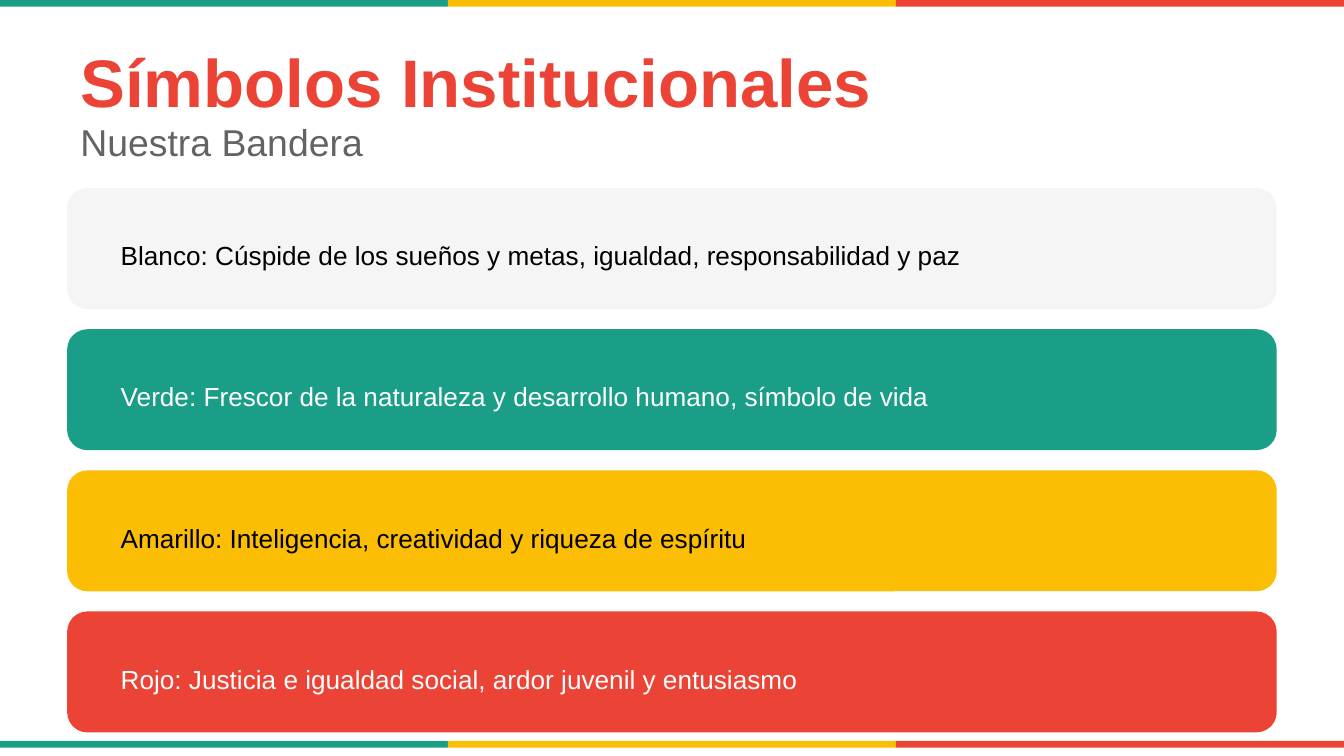
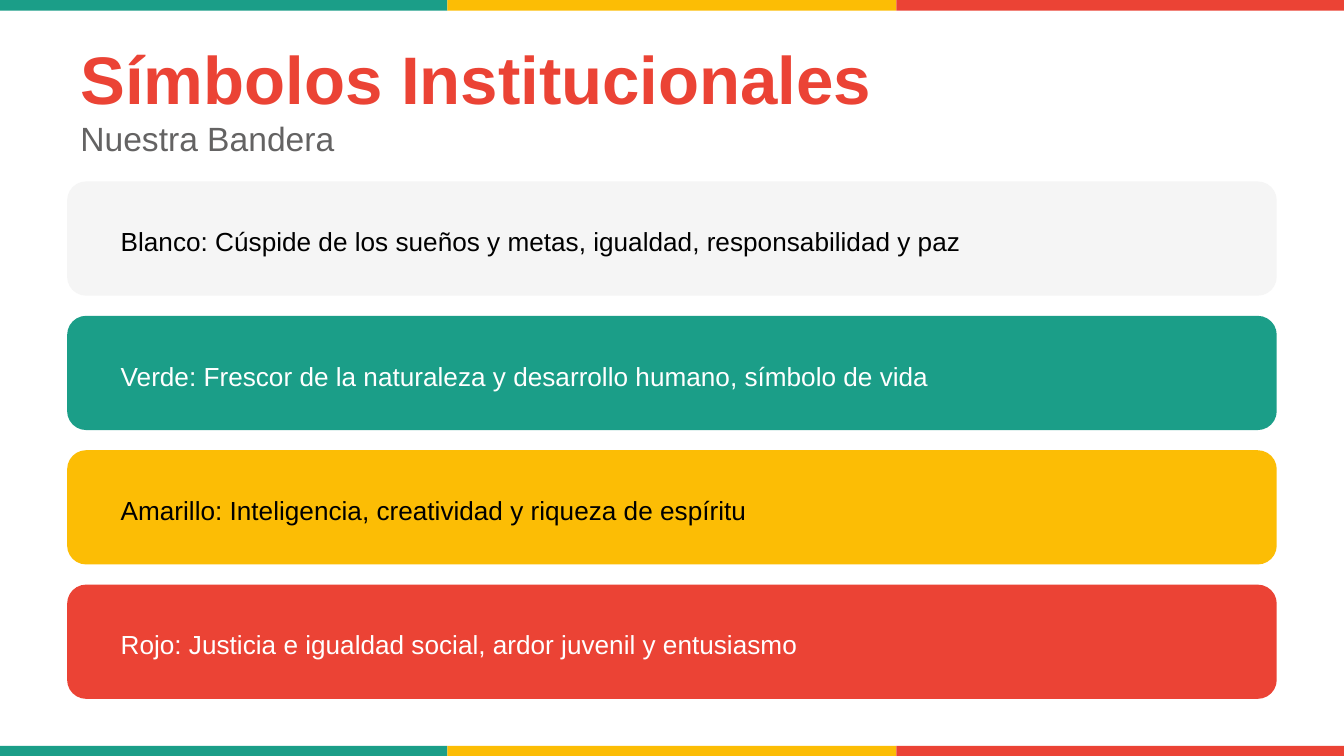
Before and after one commit to alonsoarias/ISER-PEI, a slide deck: slide 5 of PEI-UniRural-Presentacion.pptx. Drawn at 1344x756 pixels with LibreOffice and Linux fonts; fonts in the diff are those of the drawing. Boxes give left, top, right and bottom in pixels: in the first picture for what was removed or moved away, otherwise in the second. Text is boxed around its words. In the diff, an @@ line names an element or a change of style, - is before the commit and + after.

```diff
--- a/PEI-UniRural-Presentacion.pptx
+++ b/PEI-UniRural-Presentacion.pptx
@@ rectangle removed at (x1=0, y1=0, x2=448, y2=7) @@
@@ rectangle added at (x1=0, y1=0, x2=448, y2=11), fill #1B9E88 @@
@@ rectangle removed at (x1=448, y1=0, x2=895, y2=7) @@
@@ rectangle added at (x1=448, y1=0, x2=896, y2=11), fill #FCBD05 @@
@@ rectangle removed at (x1=896, y1=0, x2=1344, y2=7) @@
@@ rectangle added at (x1=896, y1=0, x2=1344, y2=11), fill #EB4335 @@
@@ text "Nuestra Bandera" at (x1=80, y1=126, x2=334, y2=152): size 20 to 18 pt @@
@@ rounded rectangle resized from (x1=67, y1=188, x2=1277, y2=309) to (x1=67, y1=181, x2=1277, y2=296) @@
@@ text "Blanco: Cúspide de los sueños ..." moved from (x1=121, y1=245, x2=960, y2=271) to (x1=121, y1=231, x2=960, y2=257) @@
@@ rounded rectangle resized from (x1=67, y1=329, x2=1277, y2=450) to (x1=67, y1=316, x2=1277, y2=430) @@
@@ text "Verde: Frescor de la naturaleza ..." moved from (x1=121, y1=386, x2=928, y2=412) to (x1=121, y1=366, x2=928, y2=391) @@
@@ rounded rectangle resized from (x1=67, y1=470, x2=1277, y2=591) to (x1=67, y1=450, x2=1277, y2=564) @@
@@ text "Amarillo: Inteligencia, creatividad y riqueza ..." moved from (x1=121, y1=528, x2=746, y2=553) to (x1=121, y1=500, x2=746, y2=526) @@
@@ rounded rectangle resized from (x1=67, y1=612, x2=1277, y2=732) to (x1=67, y1=585, x2=1277, y2=699) @@
@@ text "Rojo: Justicia e igualdad social, ..." moved from (x1=121, y1=670, x2=797, y2=694) to (x1=121, y1=635, x2=797, y2=660) @@
@@ rectangle removed at (x1=0, y1=741, x2=448, y2=747) @@
@@ rectangle added at (x1=0, y1=746, x2=448, y2=756), fill #1B9E88 @@
@@ rectangle removed at (x1=448, y1=741, x2=895, y2=747) @@
@@ rectangle added at (x1=448, y1=746, x2=896, y2=756), fill #FCBD05 @@
@@ rectangle removed at (x1=896, y1=741, x2=1344, y2=747) @@
@@ rectangle added at (x1=896, y1=746, x2=1344, y2=756), fill #EB4335 @@
```
Also in this commit, not shown: 38 other slides changed, 1 other file.
